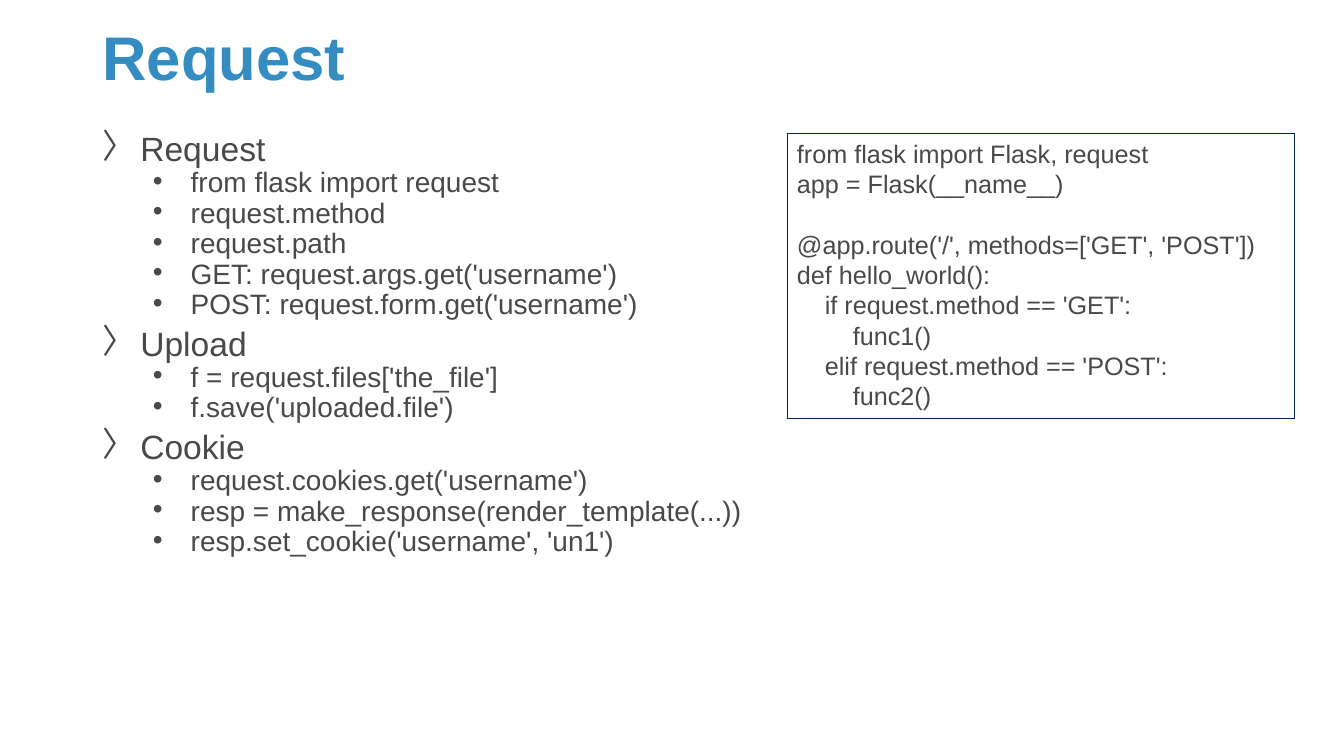
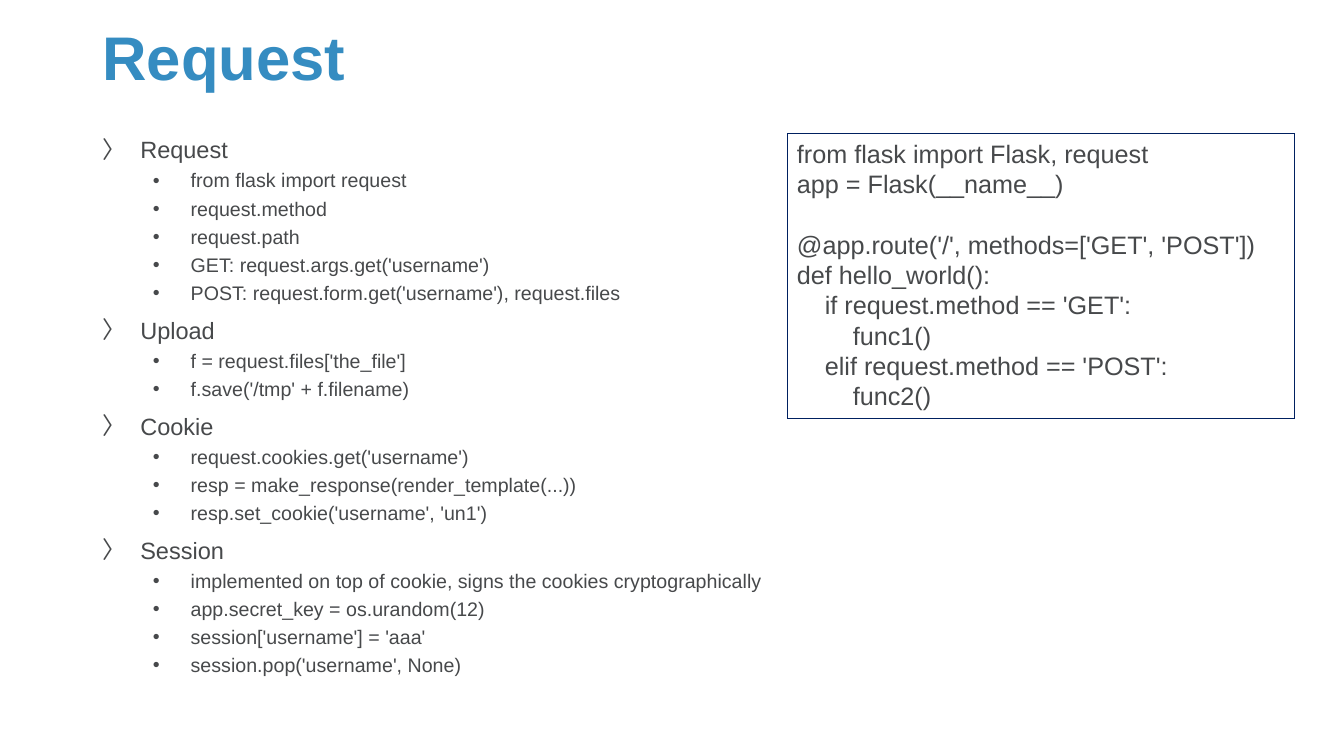
Before and after one commit to Sparks-Lu/TechNotes, a slide deck: slide 4 of Web/Flask-Notes.pptx. Drawn at 1344x756 pixels with LibreOffice and Linux fonts; fonts in the diff are those of the drawing; background and template pictures are left out. Boxes give left, top, right and bottom in pixels: in the first picture for what was removed or moved away, otherwise in the second. Text is boxed around its words. In the diff, an @@ line names an element or a change of style, - is before the commit and + after.

```diff
--- a/Web/Flask-Notes.pptx
+++ b/Web/Flask-Notes.pptx
@@ text at (x1=140, y1=142, x2=576, y2=524): size 24 to 16.8 pt in "Request", "Upload", "Cookie"; size 20 to 14 pt in "from flask import request", "request.method", "request.path", "GET: request.args.get('username')" and 4 more places; line spacing 0.7 to 0.9 @@
@@ text at (x1=191, y1=285, x2=620, y2=304): text changed; size 20 to 14 pt @@
-  • POST: request.form.get('username')
+  • POST: request.form.get('username'), request.files
@@ text at (x1=191, y1=381, x2=410, y2=400): text changed; size 20 to 14 pt @@
-  • f.save('uploaded.file')
+  • f.save('/tmp' + f.filename)
@@ text at (x1=140, y1=542, x2=761, y2=676): paragraphs added @@
+〉 Session
+  • implemented on top of cookie, signs the cookies cryptographically
+  • app.secret_key = os.urandom(12)
+  • session['username'] = 'aaa'
+  • session.pop('username', None)
```
Also in this commit, not shown: 4 other slides changed, 4 slides added, 8 other files.
